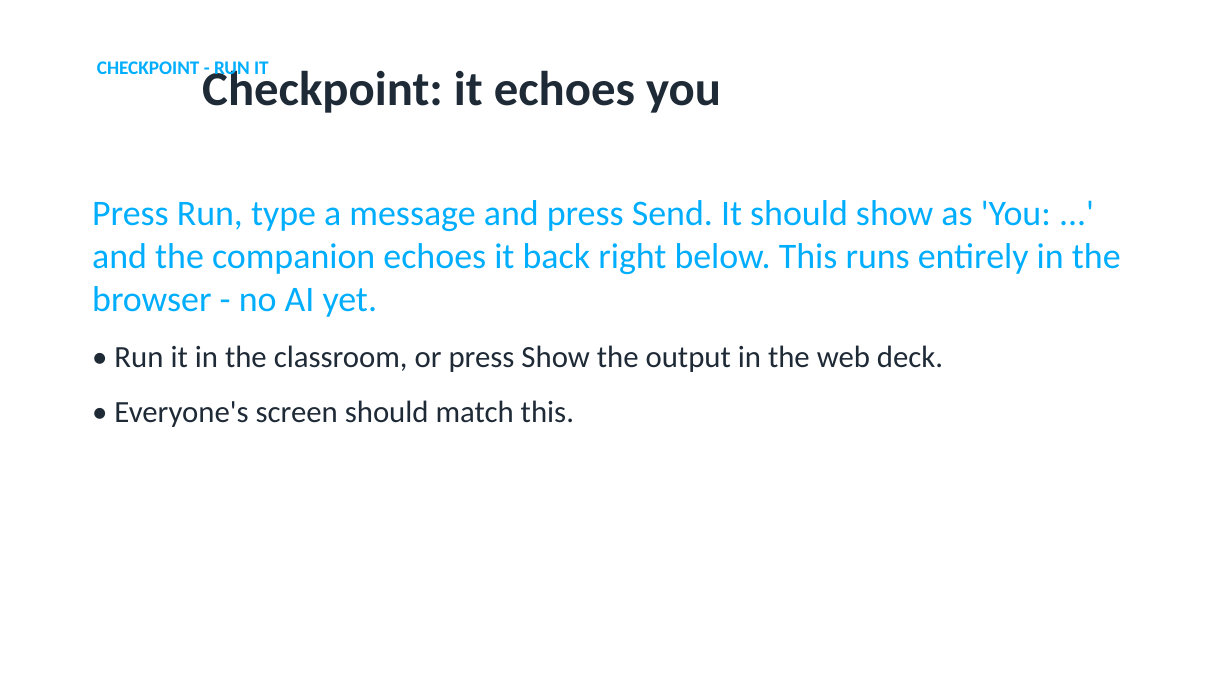
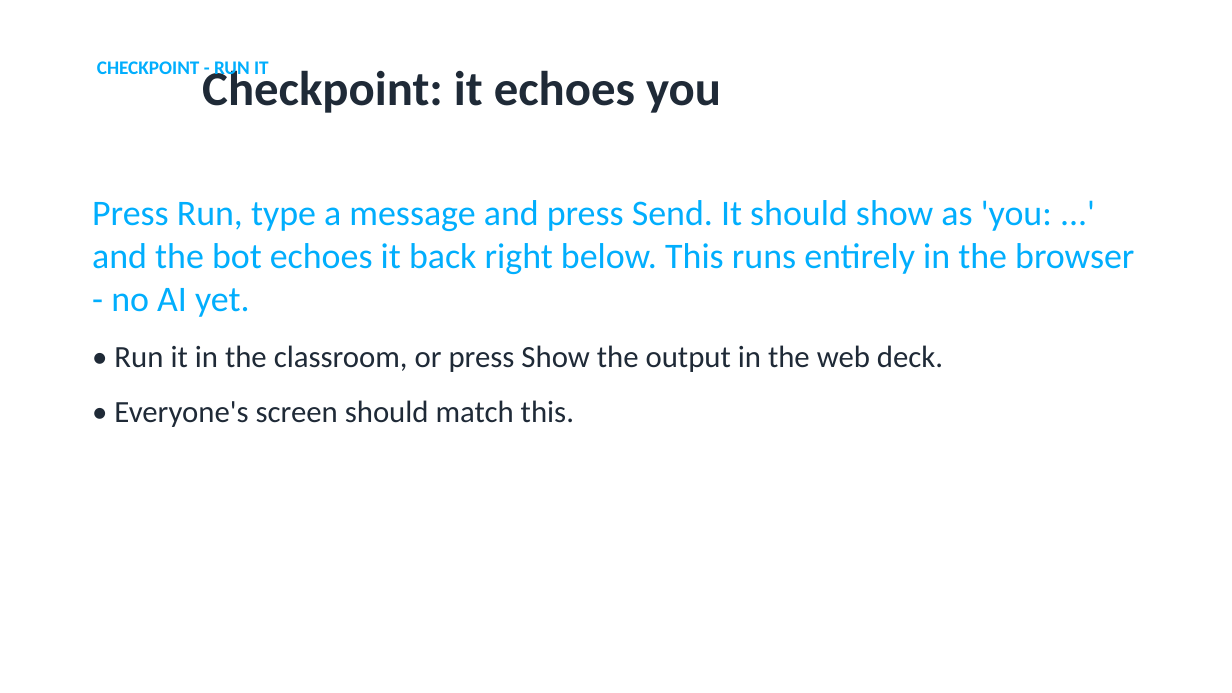
Before and after one commit to utgapps/utgapps.github.io, a slide deck: slide 56 of ai101/slides/week-02.pptx. Drawn at 1232x693 pixels with LibreOffice and Linux fonts; fonts in the diff are those of the drawing. Boxes give left, top, right and bottom in pixels: in the first picture for what was removed or moved away, otherwise in the second. Text is boxed around its words. In the diff, an @@ line names an element or a change of style, - is before the commit and + after.

```diff
--- a/ai101/slides/week-02.pptx
+++ b/ai101/slides/week-02.pptx
@@ text at (92,200,1134,317): text changed @@
-Press Run, type a message and press Send. It should show as 'You: ...' and the companion echoes it back right below. This runs entirely in the browser - no AI yet.
+Press Run, type a message and press Send. It should show as 'you: ...' and the bot echoes it back right below. This runs entirely in the browser - no AI yet.
```
Also in this commit, not shown: 6 other slides changed, 23 other files.
